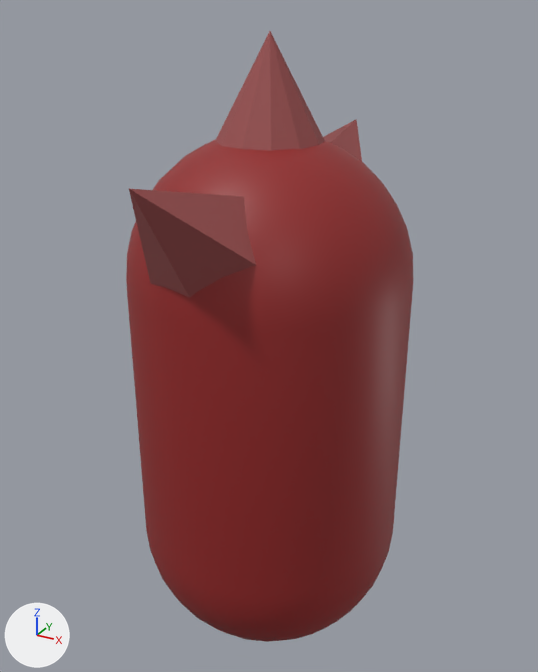
What one commit did to the FBX model Unit 3 Main Prototype/Assets/Meshes/Head (RandomGeneration)/LibertySpikes.fbx.
Camera for both pictures: a 50 mm lens placed at (4.5, -2.19, 1.36), pointed at (3.28, 0.04, 0.25). Every picture has the same lights, and +X, +Y and +Z are marked at lower left. Where no turn or scale is listed for an object, it has been applied to the vertices. Vertices at the same position are counted once.

Objects in the first picture: 'Model7'.
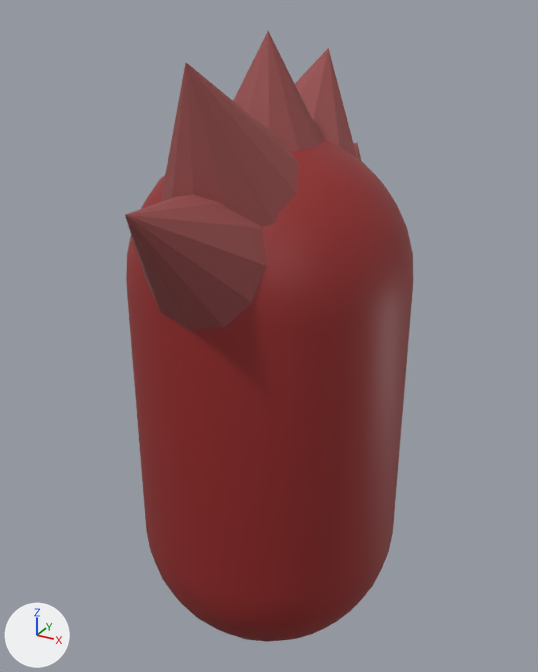
The change in detail:
me_mesh is used by ob_model7.
me_mesh had 443 vertices, 852 faces and spanned x -0.5..0.5, y -0.73..0.73, z -1.0..1.3.
me_mesh now has 482 vertices, 892 faces and spans x -0.5..0.5, y -0.76..0.76, z -1.0..1.3.
me_mesh part 1: a new loose piece of 13 vertices spanning x -0.25..0.25, y -0.26..0.24, z 0.83..1.3, in mat_blinn3 (brown #984d4d).
me_mesh part 2: a new loose piece of 13 vertices spanning x -0.25..0.25, y 0.23..0.76, z 0.4..0.85, in mat_blinn3 (brown #984d4d).
Part 3, on me_mesh:
17 vertices are removed from x -0.25..0.25, y -0.73..0.73, z 0.4..0.95.
16 faces are deleted.
8 vertices move from x -0.25..0.25, y -0.37..0.13, z 0.4..1.3 to x -0.25..0.25, y -0.46..-0.04, z 0.72..1.23.
30 vertices are added at x -0.25..0.25, y -0.76..0.44, z 0.44..1.23.
32 new faces join them, mat_blinn3 (brown #984d4d).

Pixel boxes (x1, y1, x2, y2) of what changed, in the pictures (538 x 672 px):
'Model7', reshaped
    before: (126, 31, 413, 642)
    after: (125, 31, 413, 642)
part 1 of me_mesh, added (brown)
    after: (233, 31, 323, 151)
part 2 of me_mesh, added
    after: (354, 142, 361, 161)
part 3 of me_mesh, built on
    before: (129, 31, 362, 297)
    after: (125, 48, 357, 330)
